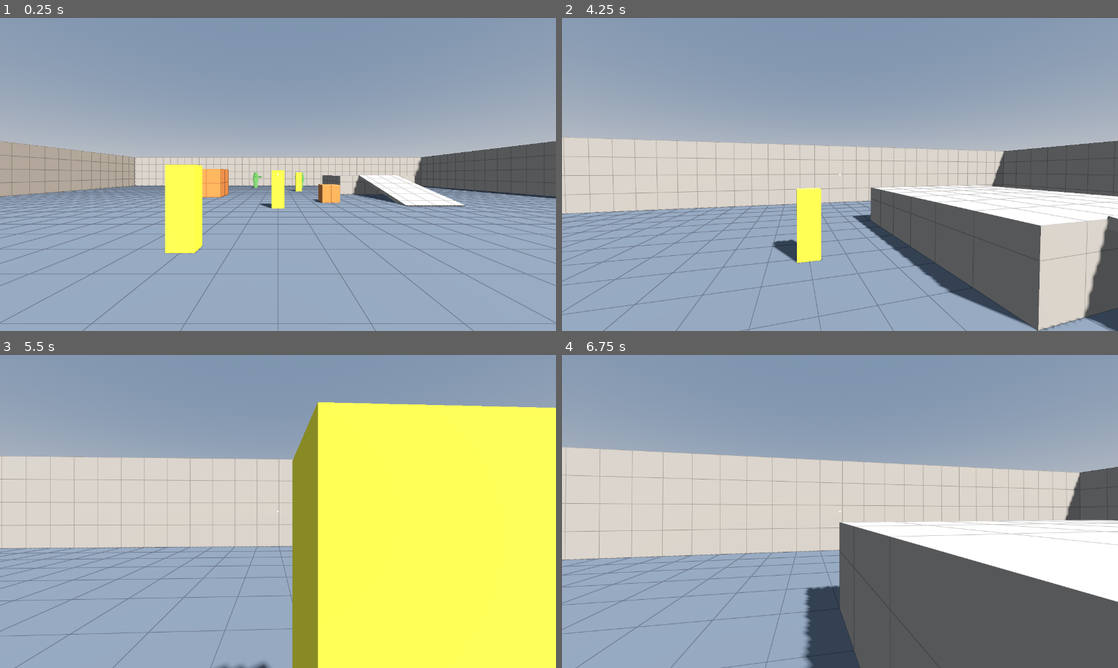
Above: before the commit, frames 1-4 (two rows, left to right).
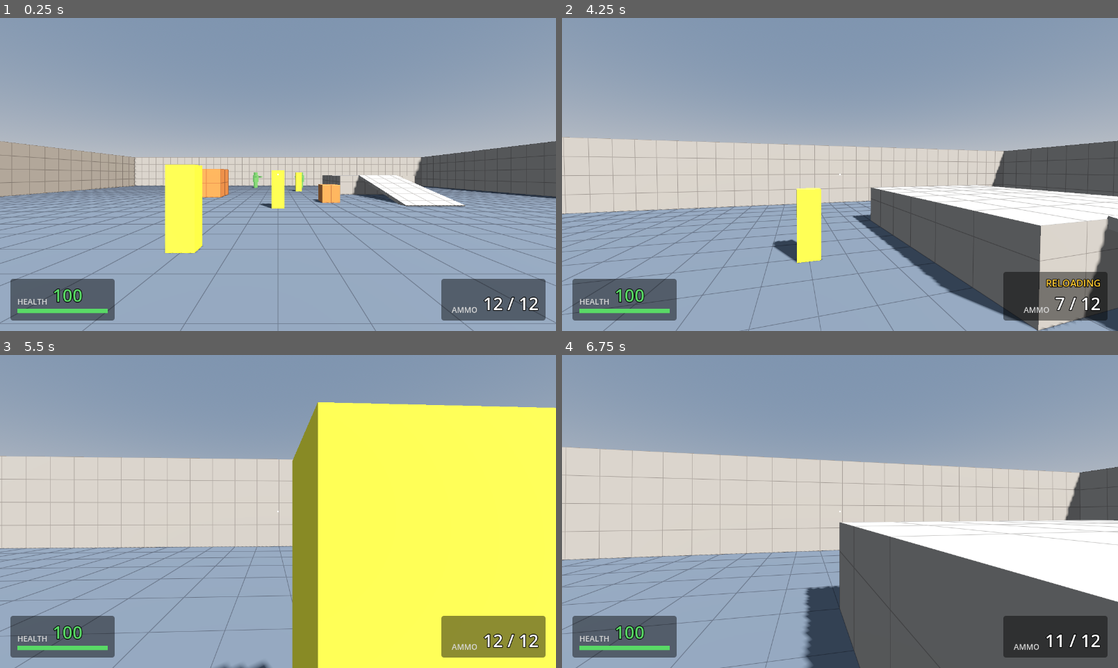
Above: after the commit, the same moments.

Repository: juanakajuan/zombie-survival-fps
Game: Godot game, scene res://levels/test_range.tscn
Two runs of this game, one before a commit and one after it. Both use one fixed random seed, a clock stepped at 60 frames per second and the inputs below.
Inputs (mouse positions are in pixels of both pictures, inside the frame that each line leads up to):
- Up to frame 1 (0.25 s): no input
- Up to frame 2 (4.25 s): tap Enter at 0.5 s; move the mouse to (867, 174) at 0.52 s; press the mouse at (867, 174) at 0.53 s; hold W (move_forward) from 0.53 s (still down); tap Space (jump) at 0.77, 1.07, 1.52, 1.82, 3.02, 3.32, 3.77, 4.07 s; move the mouse to (812, 174) at 1.27 s; release the mouse at (812, 174) at 1.28 s; click (812, 174) at 1.35 s; move the mouse to (851, 168) at 2.02 s; hold Shift (sprint) 2.03-2.78 s; click (851, 168) at 2.3 s; move the mouse to (834, 180) at 2.77 s; click (834, 180) at 2.85 s; move the mouse to (878, 177) at 3.52 s; press the mouse at (878, 177) at 3.53 s; tap R (reload) at 4.15 s
- Up to frame 3 (5.5 s): keep holding W (move_forward); move the mouse to (233, 508) at 4.27 s; release the mouse at (233, 508) at 4.28 s; tap Shift (sprint) at 4.35 s; tap Space (jump) at 4.52, 4.82 s; click (233, 508) at 4.55 s; move the mouse to (283, 511) at 5.02 s; press the mouse at (283, 511) at 5.03 s
- Up to frame 4 (6.75 s): tap Space (jump) at 5.75, 6.02, 6.32 s; move the mouse to (817, 505) at 5.77 s; release W (move_forward) at 5.78 s; release the mouse at (817, 505) at 5.78 s; hold D (move_right) 5.78-6.53 s; click (817, 505) at 5.85 s; move the mouse to (867, 511) at 6.52 s; hold W (move_forward) from 6.53 s (still down); hold Shift (sprint) from 6.53 s (still down)

The runs differ from the first frame. In frame 1, 5.0% of the frame differs, in the area x 1-99%, y 83-97%; in frame 2, 5.4%, in the area x 1-99%, y 81-97%; in frame 3, 5.0%; in frame 4, 5.0%.

Commit message:
feat: add HUD for health, ammo, and reloading
Add hud/hud.tscn with health (number and bar), magazine rounds, and a
RELOADING label. It replaces the Crosshair layer in player/player.tscn.
Health now emits changed(current) on damage and reset.

Closes #2

Diff:
--- a/health/health.gd
+++ b/health/health.gd
@@ -4,6 +4,8 @@
 
 signal damaged(amount: float)
 signal died
+## Emitted after `current` changes, from damage or reset().
+signal changed(current: float)
 
 @export_range(1.0, 10000.0, 1.0) var max_health: float = 100.0
 
@@ -27,6 +29,7 @@
 		return
 	current = maxf(current - amount, 0.0)
 	damaged.emit(amount)
+	changed.emit(current)
 	if is_dead():
 		died.emit()
 
@@ -37,3 +40,4 @@
 
 func reset() -> void:
 	current = max_health
+	changed.emit(current)
--- /dev/null
+++ b/hud/hud.gd
@@ -0,0 +1,38 @@
+class_name Hud
+extends CanvasLayer
+## Shows the player's health, the rounds in the magazine, and when the weapon reloads.
+
+@export var health: Health
+@export var weapon: Weapon
+@export var health_color: Color = Color(0.35, 0.85, 0.4)
+@export var low_health_color: Color = Color(0.95, 0.25, 0.2)
+@export_range(0.0, 1.0, 0.05) var low_health_fraction: float = 0.3
+
+@onready var _health_value: Label = %HealthValue
+@onready var _health_bar: ProgressBar = %HealthBar
+@onready var _ammo_value: Label = %AmmoValue
+@onready var _reload_label: Label = %ReloadLabel
+
+
+func _ready() -> void:
+	health.changed.connect(_on_health_changed)
+	weapon.fired.connect(_update_ammo)
+	weapon.reload_started.connect(_update_ammo)
+	weapon.reload_finished.connect(_update_ammo)
+	_health_bar.max_value = health.max_health
+	_on_health_changed(health.current)
+	_update_ammo()
+
+
+func _on_health_changed(current: float) -> void:
+	_health_value.text = str(ceili(current))
+	_health_bar.value = current
+	var color := low_health_color if current <= health.max_health * low_health_fraction else health_color
+	_health_value.add_theme_color_override("font_color", color)
+	var fill := _health_bar.get_theme_stylebox("fill") as StyleBoxFlat
+	fill.bg_color = color
+
+
+func _update_ammo() -> void:
+	_ammo_value.text = "%d / %d" % [weapon.ammo, weapon.data.magazine_size]
+	_reload_label.visible = weapon.is_reloading()
--- /dev/null
+++ b/hud/hud.tscn
@@ -0,0 +1,136 @@
+[gd_scene format=3]
+
+[ext_resource type="Script" path="res://hud/hud.gd" id="1_hud"]
+
+[sub_resource type="StyleBoxFlat" id="panel"]
+bg_color = Color(0, 0, 0, 0.45)
+corner_radius_top_left = 6
+corner_radius_top_right = 6
+corner_radius_bottom_right = 6
+corner_radius_bottom_left = 6
+content_margin_left = 16.0
+content_margin_top = 10.0
+content_margin_right = 16.0
+content_margin_bottom = 12.0
+
+[sub_resource type="StyleBoxFlat" id="bar_background"]
+bg_color = Color(0.1, 0.1, 0.1, 0.8)
+
+[sub_resource type="StyleBoxFlat" id="bar_fill"]
+resource_local_to_scene = true
+bg_color = Color(0.35, 0.85, 0.4, 1)
+
+[node name="Hud" type="CanvasLayer"]
+script = ExtResource("1_hud")
+
+[node name="Crosshair" type="ColorRect" parent="."]
+anchors_preset = 8
+anchor_left = 0.5
+anchor_top = 0.5
+anchor_right = 0.5
+anchor_bottom = 0.5
+offset_left = -2.0
+offset_top = -2.0
+offset_right = 2.0
+offset_bottom = 2.0
+grow_horizontal = 2
+grow_vertical = 2
+mouse_filter = 2
+
+[node name="HealthPanel" type="PanelContainer" parent="."]
+anchors_preset = 2
+anchor_top = 1.0
+anchor_bottom = 1.0
+offset_left = 24.0
+offset_top = -120.0
+offset_right = 264.0
+offset_bottom = -24.0
+grow_vertical = 0
+mouse_filter = 2
+theme_override_styles/panel = SubResource("panel")
+
+[node name="VBox" type="VBoxContainer" parent="HealthPanel"]
+layout_mode = 2
+mouse_filter = 2
+
+[node name="Row" type="HBoxContainer" parent="HealthPanel/VBox"]
+layout_mode = 2
+mouse_filter = 2
+theme_override_constants/separation = 12
+
+[node name="Caption" type="Label" parent="HealthPanel/VBox/Row"]
+layout_mode = 2
+size_flags_vertical = 8
+theme_override_colors/font_color = Color(0.85, 0.85, 0.85, 1)
+theme_override_font_sizes/font_size = 18
+text = "HEALTH"
+
+[node name="HealthValue" type="Label" parent="HealthPanel/VBox/Row"]
+unique_name_in_owner = true
+layout_mode = 2
+theme_override_colors/font_outline_color = Color(0, 0, 0, 1)
+theme_override_constants/outline_size = 6
+theme_override_font_sizes/font_size = 40
+text = "100"
+
+[node name="HealthBar" type="ProgressBar" parent="HealthPanel/VBox"]
+unique_name_in_owner = true
+custom_minimum_size = Vector2(0, 10)
+layout_mode = 2
+mouse_filter = 2
+theme_override_styles/background = SubResource("bar_background")
+theme_override_styles/fill = SubResource("bar_fill")
+value = 100.0
+show_percentage = false
+
+[node name="AmmoPanel" type="PanelContainer" parent="."]
+anchors_preset = 3
+anchor_left = 1.0
+anchor_top = 1.0
+anchor_right = 1.0
+anchor_bottom = 1.0
+offset_left = -264.0
+offset_top = -120.0
+offset_right = -24.0
+offset_bottom = -24.0
+grow_horizontal = 0
+grow_vertical = 0
+mouse_filter = 2
+theme_override_styles/panel = SubResource("panel")
+
+[node name="VBox" type="VBoxContainer" parent="AmmoPanel"]
+layout_mode = 2
+mouse_filter = 2
+alignment = 2
+
+[node name="ReloadLabel" type="Label" parent="AmmoPanel/VBox"]
+unique_name_in_owner = true
+visible = false
+layout_mode = 2
+theme_override_colors/font_color = Color(1, 0.8, 0.2, 1)
+theme_override_colors/font_outline_color = Color(0, 0, 0, 1)
+theme_override_constants/outline_size = 6
+theme_override_font_sizes/font_size = 22
+text = "RELOADING"
+horizontal_alignment = 2
+
+[node name="Row" type="HBoxContainer" parent="AmmoPanel/VBox"]
+layout_mode = 2
+mouse_filter = 2
+alignment = 2
+theme_override_constants/separation = 12
+
+[node name="Caption" type="Label" parent="AmmoPanel/VBox/Row"]
+layout_mode = 2
+size_flags_vertical = 8
+theme_override_colors/font_color = Color(0.85, 0.85, 0.85, 1)
+theme_override_font_sizes/font_size = 18
+text = "AMMO"
+
+[node name="AmmoValue" type="Label" parent="AmmoPanel/VBox/Row"]
+unique_name_in_owner = true
+layout_mode = 2
+theme_override_colors/font_outline_color = Color(0, 0, 0, 1)
+theme_override_constants/outline_size = 6
+theme_override_font_sizes/font_size = 40
+text = "12 / 12"
--- a/player/player.tscn
+++ b/player/player.tscn
@@ -4,6 +4,7 @@
 [ext_resource type="Script" path="res://health/health.gd" id="2_health"]
 [ext_resource type="PackedScene" path="res://weapons/weapon.tscn" id="3_weapon"]
 [ext_resource type="Resource" path="res://weapons/pistol.tres" id="4_pistol"]
+[ext_resource type="PackedScene" path="res://hud/hud.tscn" id="5_hud"]
 
 [sub_resource type="CapsuleShape3D" id="capsule"]
 radius = 0.35
@@ -29,18 +30,6 @@
 [node name="Health" type="Node" parent="."]
 script = ExtResource("2_health")
 
-[node name="Crosshair" type="CanvasLayer" parent="."]
-
-[node name="Dot" type="ColorRect" parent="Crosshair"]
-anchors_preset = 8
-anchor_left = 0.5
-anchor_top = 0.5
-anchor_right = 0.5
-anchor_bottom = 0.5
-offset_left = -2.0
-offset_top = -2.0
-offset_right = 2.0
-offset_bottom = 2.0
-grow_horizontal = 2
-grow_vertical = 2
-mouse_filter = 2
+[node name="Hud" parent="." node_paths=PackedStringArray("health", "weapon") instance=ExtResource("5_hud")]
+health = NodePath("../Health")
+weapon = NodePath("../Head/Camera3D/Weapon")
--- a/tests/health/test_health.gd
+++ b/tests/health/test_health.gd
@@ -53,6 +53,16 @@
 	assert_eq(_died_count, 2, "can die again after reset")
 
 
+func test_changed_reports_current_after_damage_and_reset() -> void:
+	var health := _spawn_health(100.0)
+	var reported: Array[float] = []
+	health.changed.connect(func(current: float) -> void: reported.append(current))
+	health.damage(30.0)
+	health.damage(0.0)
+	health.reset()
+	assert_eq(reported, [70.0, 100.0] as Array[float], "changed emitted with the new current")
+
+
 func test_find_on_returns_direct_child_health_or_null() -> void:
 	var holder := Node.new()
 	add_child(holder)
--- /dev/null
+++ b/tests/hud/test_hud.gd
@@ -0,0 +1,57 @@
+extends TestCase
+
+const PLAYER_SCENE: PackedScene = preload("res://player/player.tscn")
+const FRAME_MARGIN := 2
+
+
+func test_shows_full_health_and_magazine_at_start() -> void:
+	var player := await _spawn_player()
+	var weapon := _weapon(player)
+	assert_eq(_label(player, "HealthValue").text, "100", "health text")
+	assert_eq(_label(player, "AmmoValue").text, "%d / %d" % [weapon.data.magazine_size, weapon.data.magazine_size], "ammo text")
+	assert_true(not _label(player, "ReloadLabel").is_visible_in_tree(), "reload label hidden")
+
+
+func test_health_text_follows_damage_and_reset() -> void:
+	var player := await _spawn_player()
+	var health := Health.find_on(player)
+	health.damage(25.0)
+	assert_eq(_label(player, "HealthValue").text, "75", "health after damage")
+	health.damage(0.5)
+	assert_eq(_label(player, "HealthValue").text, "75", "fractional health rounds up")
+	health.reset()
+	assert_eq(_label(player, "HealthValue").text, "100", "health after reset")
+
+
+func test_ammo_text_follows_shots() -> void:
+	var player := await _spawn_player()
+	var weapon := _weapon(player)
+	assert_true(weapon.try_fire(), "shot fires")
+	assert_eq(_label(player, "AmmoValue").text, "%d / %d" % [weapon.data.magazine_size - 1, weapon.data.magazine_size], "ammo after one shot")
+
+
+func test_reload_label_shows_during_reload_and_ammo_refills() -> void:
+	var player := await _spawn_player()
+	var weapon := _weapon(player)
+	weapon.try_fire()
+	weapon.start_reload()
+	assert_true(_label(player, "ReloadLabel").is_visible_in_tree(), "reload label shown while reloading")
+	await physics_frames(roundi(weapon.data.reload_time * Engine.physics_ticks_per_second) + FRAME_MARGIN)
+	assert_true(not weapon.is_reloading(), "reload finished")
+	assert_true(not _label(player, "ReloadLabel").is_visible_in_tree(), "reload label hidden after reload")
+	assert_eq(_label(player, "AmmoValue").text, "%d / %d" % [weapon.data.magazine_size, weapon.data.magazine_size], "ammo refilled")
+
+
+func _spawn_player() -> Player:
+	var player := PLAYER_SCENE.instantiate() as Player
+	add_child(player)
+	await physics_frames(1)
+	return player
+
+
+func _weapon(player: Player) -> Weapon:
+	return player.get_node("Head/Camera3D/Weapon") as Weapon
+
+
+func _label(player: Player, unique_name: String) -> Label:
+	return player.get_node("Hud").get_node("%" + unique_name) as Label
Not shown, added: hud/hud.gd.uid
Not shown, added: tests/hud/test_hud.gd.uid
Not shown, changed: DESIGN.md
